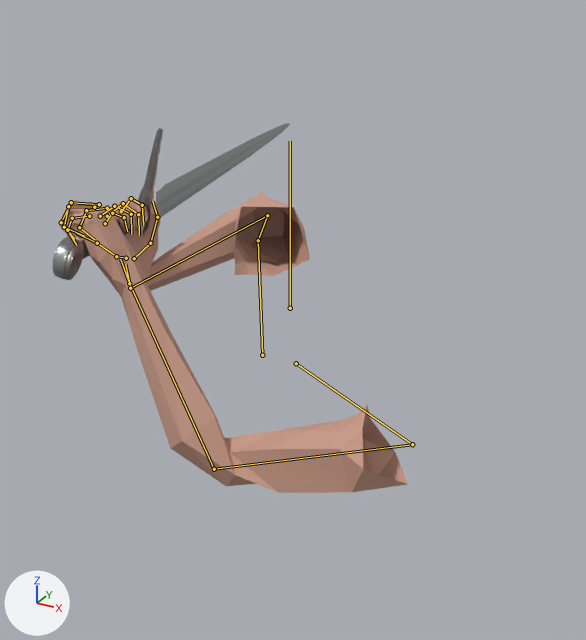
Two versions of the Blender file Soulslike/res/item/weapon/longsword/longsword.blend, one commit apart.
Before and after are seen from a 50 mm camera at (0.439, -0.791, 0.38) aimed at (-0.196, 0.364, -0.197). The lights are fixed; the arrows at lower left show +X, +Y and +Z. Both versions are drawn at frame 0 of the action 'equip'; the numbers are the values there. The bones that bend it are drawn over the model as lines.

Objects in the first picture: 'Cube.002', 'Viewmodel'.
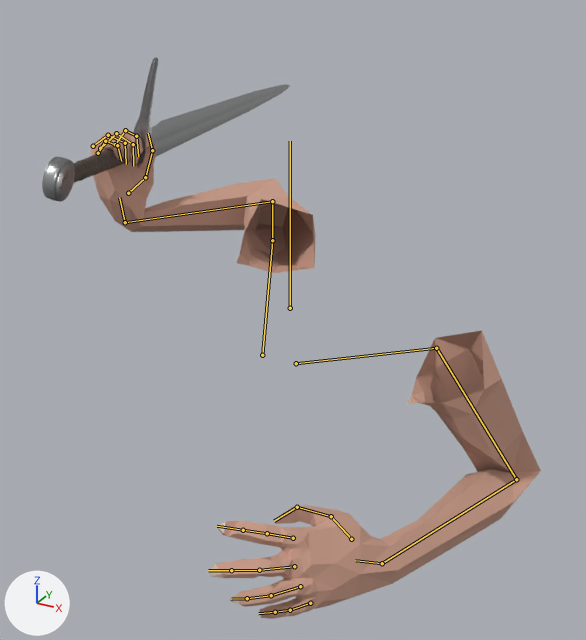
Pixel boxes [x1, y1, x2, y2] of what changed, in the pictures (586 x 640 px):
'Viewmodel', posed (29% wider, 63% taller)
    before: [59, 192, 408, 493]
    after: [91, 129, 541, 619]
'Cube.002', posed
    before: [53, 123, 290, 280]
    after: [42, 57, 290, 202]
bone 'index_01_l', root to tip
    before: (107, 208) to (86, 210)
    after: (293, 538) to (267, 533)
bone 'middle_01_l', root to tip
    before: (99, 204) to (71, 202)
    after: (294, 566) to (259, 570)
bone 'pinky_01_l', root to tip
    before: (89, 216) to (72, 218)
    after: (310, 603) to (290, 610)
bone 'ring_01_l', root to tip
    before: (94, 207) to (68, 206)
    after: (300, 586) to (271, 595)

The change, as a diff of the scene's bpy script:
```diff
--- a/Soulslike/res/item/weapon/longsword/longsword.blend.py
+++ b/Soulslike/res/item/weapon/longsword/longsword.blend.py
@@ bone_index_01_l @@
 bone_index_01_l = bpy.data.objects['Skeleton'].pose.bones['index_01_l']  # child of 'hand_l'
-bone_index_01_l.rotation_quaternion = (0.695, 0.39, 0.0, 0.0)  # degrees (59, 0, 0)
+bone_index_01_l.rotation_quaternion = (0.743, 0.009, 0.0, 0.0)  # degrees (1, 0, 0)
@@ bone_middle_01_l @@
 bone_middle_01_l = bpy.data.objects['Skeleton'].pose.bones['middle_01_l']  # child of 'hand_l'
-bone_middle_01_l.rotation_quaternion = (0.801, 0.302, 0.0, 0.0)  # degrees (41, 0, 0)
+bone_middle_01_l.rotation_quaternion = (0.826, -0.039, 0.0, 0.0)  # degrees (-5, 0, 0)
@@ bone_pinky_01_l @@
 bone_pinky_01_l = bpy.data.objects['Skeleton'].pose.bones['pinky_01_l']  # child of 'hand_l'
-bone_pinky_01_l.rotation_quaternion = (0.801, 0.369, 0.0, 0.0)  # degrees (49, 0, 0)
+bone_pinky_01_l.rotation_quaternion = (0.851, 0.065, 0.0, 0.0)  # degrees (9, 0, 0)
@@ bone_ring_01_l @@
 bone_ring_01_l = bpy.data.objects['Skeleton'].pose.bones['ring_01_l']  # child of 'hand_l'
-bone_ring_01_l.rotation_quaternion = (0.801, 0.322, 0.0, 0.0)  # degrees (44, 0, 0)
+bone_ring_01_l.rotation_quaternion = (0.843, -0.029, 0.0, 0.0)  # degrees (-4, 0, 0)
@@ bone_weapon_r @@
 bone_weapon_r = bpy.data.objects['Skeleton'].pose.bones['weapon_r']  # child of 'root'
-bone_weapon_r.location = (-0.308, 0.038, -0.054)
+bone_weapon_r.location = (-0.308, 0.138, -0.054)
@@ bone_hand_ik_l @@
 bone_hand_ik_l = bpy.data.objects['Skeleton'].pose.bones['hand_ik_l']  # child of 'root'
-bone_hand_ik_l.location = (-0.099, -0.129, 0.533)
-bone_hand_ik_l.rotation_euler = (1.03, -0.506, 0.384)  # degrees (59, -29, 22)
+bone_hand_ik_l.location = (0.096, -0.273, 0.064)
+bone_hand_ik_l.rotation_euler = (0.925, -0.0349, -1.03)  # degrees (53, -2, -59)
```
